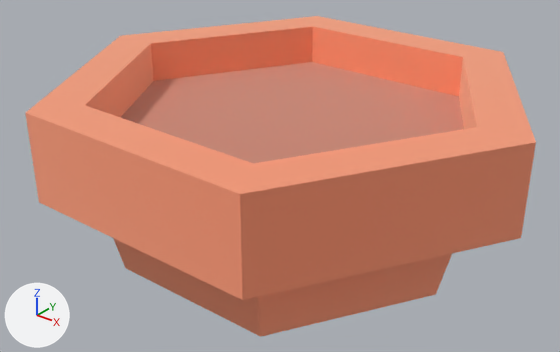
One commit to the glTF model public/models/nf2/nature/pot_large.glb: the scene before it, then after it.
One viewpoint serves both versions: a camera (50 mm lens) standing at (0.504, -0.648, 0.428) and looking at (-0.004, -0.013, 0.035). The axes (+X, +Y, +Z) are drawn at lower left. The lights are the same throughout. The picture after the commit comes second. Where no turn or scale is listed for an object, it has been applied to the vertices.

Script lines for the objects in view, before the commit:
```python
mat_wood = principled_material('wood')
mat_wood.base_color = (1.0, 0.557, 0.384)  # beige #ffc5a7
mat_wood.metallic = 1.0
mat_wood.roughness = 1.0
mat_woodbarkdark = principled_material('woodBarkDark')
mat_woodbarkdark.base_color = (0.8, 0.463, 0.369)  # beige #e7b5a4
mat_woodbarkdark.metallic = 1.0
mat_woodbarkdark.roughness = 1.0
me_mesh_pot_large = bpy.data.meshes.new('Mesh pot_large')
me_mesh_pot_large.from_pydata(...)  # 36 vertices, 68 faces; spans x -0.282..0.282, y -0.244..0.244, z 0.0..0.2
# faces by material slot: [64, 4]
me_mesh_pot_large.materials.append(mat_wood)  # beige #ffc5a7
me_mesh_pot_large.materials.append(mat_woodbarkdark)  # beige #e7b5a4
ob_pot_large = bpy.data.objects.new('pot_large', me_mesh_pot_large)
ob_pot_large.location = (0.0, 0.0, -0.05)
```
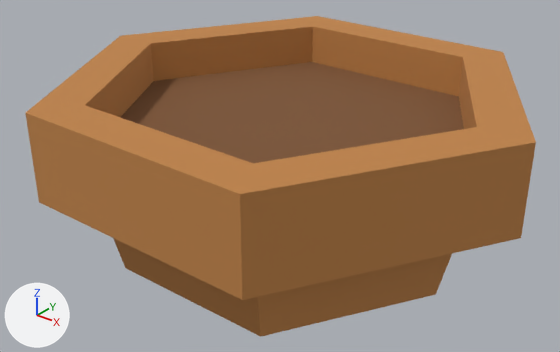
Scene script edits in JSON lines:
```json
{"op": "set", "path": "mat_wood.metallic", "old": "1.0", "new": "0.0"}
{"op": "set", "path": "mat_wood.base_color", "old": "(1.0, 0.557, 0.384)", "new": "(0.527, 0.227, 0.063)", "note": "beige #ffc5a7 -> orange #c08347"}
{"op": "set", "path": "mat_woodbarkdark.metallic", "old": "1.0", "new": "0.0"}
{"op": "set", "path": "mat_woodbarkdark.base_color", "old": "(0.8, 0.463, 0.369)", "new": "(0.205, 0.0887, 0.0319)", "note": "beige #e7b5a4 -> brown #7d5432"}
{"op": "remove", "block": "ob_tmpparent", "code": ["ob_tmpparent = bpy.data.objects.new('tmpParent', None)", "ob_tmpparent.location = (0.0, 0.0, 0.0)"]}
```

Pixel boxes (x1, y1, x2, y2) of what changed, in the pictures (560 x 352 px):
```json
{"object": "pot_large", "change": "recoloured, surface changed", "before": [25, 16, 536, 337], "after": [25, 16, 536, 337], "on screen": "darker"}
```
